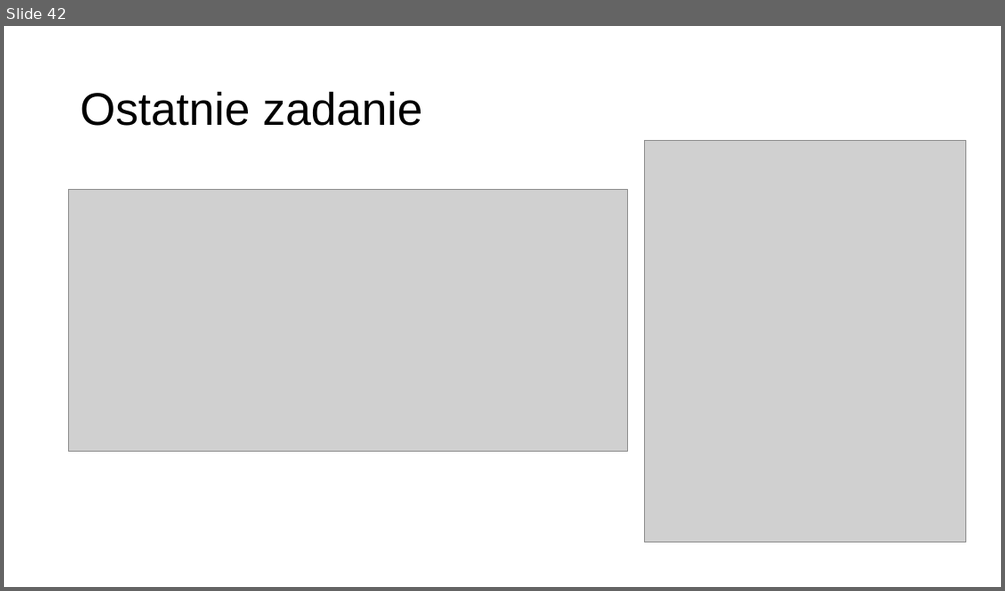
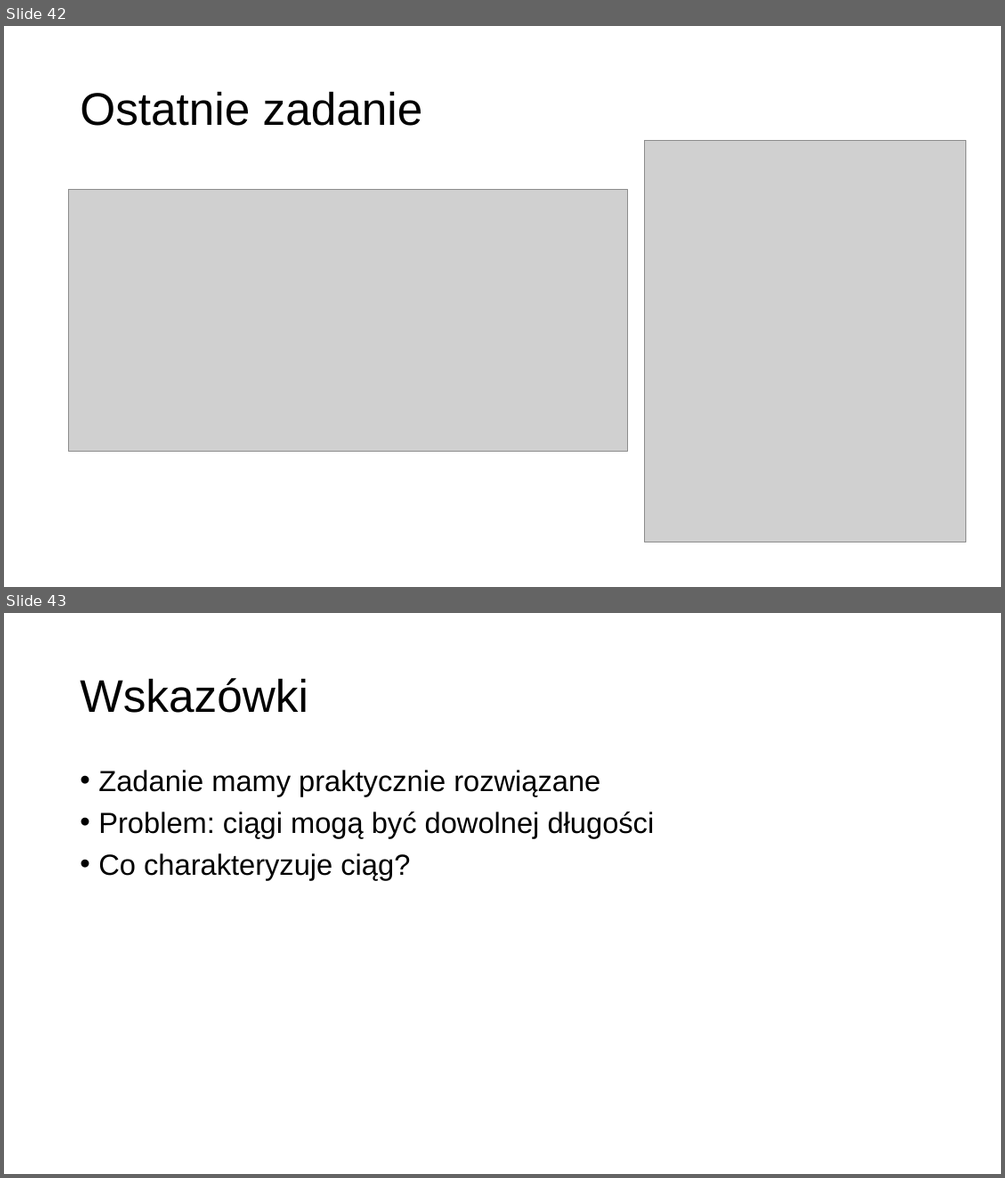
Before and after one commit to MikoStoro/ETI_Academy_Matura, a slide deck: prezentacje/Prezentacja2.pptx. Shown one above the other, each under a label of ours: slide 42 before the commit, slides 42 and 43 after it. The pictures are 1005x591 and 1005x1178 pixels, drawn with LibreOffice and Linux fonts; fonts in the diff are those of the drawing; grey boxes stand for pictures; background and template pictures are left out. Boxes give left, top, right and bottom in pixels: in the first picture for what was removed or moved away, otherwise in the second. Text is boxed around its words. In the diff, an @@ line names an element or a change of style, - is before the commit and + after.

```diff
--- a/prezentacje/Prezentacja2.pptx
+++ b/prezentacje/Prezentacja2.pptx
@@ slide 43 added at [4, 613, 1001, 1174], background picture (left out) @@
@@ title added at [80, 678, 308, 713], 44 pt, text #000000 @@
+Wskazówki
@@ text added at [98, 770, 655, 879], 28 pt, text #000000 @@
+• Zadanie mamy praktycznie rozwiązane
+• Problem: ciągi mogą być dowolnej długości
+• Co charakteryzuje ciąg?
```
Also in this commit, not shown: 5 other slides added, 1 other file.
